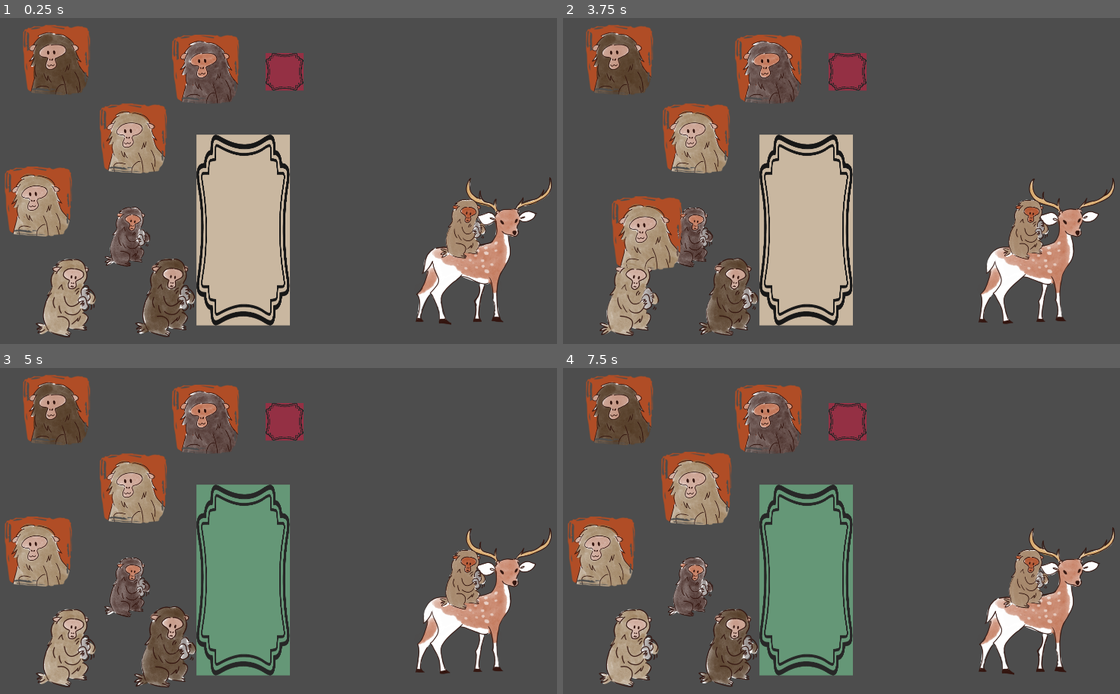
Above: before the commit, frames 1-4 (two rows, left to right).
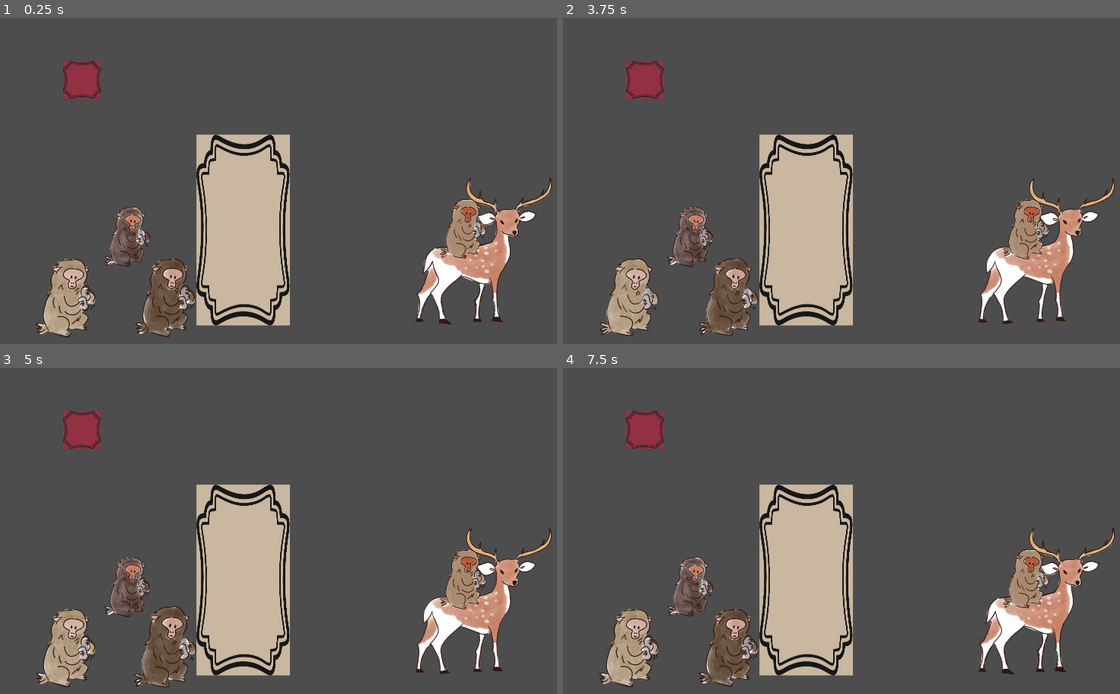
Above: after the commit, the same moments.

Repository: ManonMarchand/scientific-game-jam-25
Game: Godot game, scene res://test/draft.tscn
Same seed, same stepped clock (60 frames per second), same inputs: the game is played once before the commit and once after it. This scene is started directly instead of the project's main scene. The engine's default icon, where the game draws it, is replaced by a stand-in: a white triangle on a blue panel in a dark square.
Inputs (mouse positions are in pixels of both pictures, inside the frame that each line leads up to):
- Up to frame 1 (0.25 s): no input
- Up to frame 2 (3.75 s): tap Enter at 0.5 s; drag from (640, 298) to (696, 236) at 0.52 s; tap Space (toggle_panel) at 1.25, 2.1 s; drag from (696, 236) to (640, 298) at 1.27 s; move the mouse to (741, 295) at 2.02 s; hold D (move_right) 2.03-2.75 s; click (741, 295) at 2.17 s; drag from (1036, 229) to (696, 236) at 2.77 s; drag from (601, 200) to (741, 295) at 3.52 s
- Up to frame 3 (5 s): drag from (206, 420) to (178, 645) at 4.27 s
- Up to frame 4 (7.5 s): move the mouse to (618, 410) at 5.02 s; hold S (move_down) 5.03-5.75 s; tap Space (toggle_panel) at 5.1, 6.6 s; click (618, 410) at 5.17 s; drag from (696, 488) to (1036, 579) at 5.77 s; move the mouse to (986, 517) at 6.52 s; hold W (move_up) 6.53-7.25 s; drag from (735, 550) to (618, 410) at 7.27 s

The runs differ from the first frame. In frame 1, 9.5% of the frame differs, in the area x 0-55%, y 2-68%; in frame 2, 9.6%; in frame 3, 18%; in frame 4, 18%, in the area x 0-55%, y 2-95%.

Commit message:
audio integration

Diff:
--- /dev/null
+++ b/monkey/assets/sounds/ambiance/audio.gd
@@ -0,0 +1,13 @@
+@tool
+class_name Audio
+
+extends Node2D
+
+# Called when the node enters the scene tree for the first time.
+func _ready() -> void:
+	pass
+
+
+# Called every frame. 'delta' is the elapsed time since the previous frame.
+func _process(delta: float) -> void:
+	pass
--- /dev/null
+++ b/monkey/assets/sounds/ambiance/audio_jungle_base.tscn
@@ -0,0 +1,12 @@
+[gd_scene load_steps=3 format=3 uid="uid://8nimbq03ewnt"]
+
+[ext_resource type="Script" path="res://assets/sounds/ambiance/audio.gd" id="1_qui0k"]
+[ext_resource type="AudioStream" uid="uid://dv7v81rgw8irl" path="res://assets/sounds/ambiance/MUSIQUE_JUNGLE_BASE.wav" id="2_am7wf"]
+
+[node name="Audio" type="Node2D"]
+script = ExtResource("1_qui0k")
+
+[node name="MusiqueJungleBase" type="AudioStreamPlayer" parent="."]
+stream = ExtResource("2_am7wf")
+autoplay = true
+stream_paused = true
--- /dev/null
+++ b/monkey/assets/sounds/ambiance/audio_jungle_piano.tscn
@@ -0,0 +1,10 @@
+[gd_scene load_steps=3 format=3 uid="uid://dc1qymq8b4m84"]
+
+[ext_resource type="Script" path="res://assets/sounds/ambiance/audio.gd" id="1_t77wd"]
+[ext_resource type="AudioStream" uid="uid://cki730utsxwhs" path="res://assets/sounds/ambiance/MUSIQUE_JUNGLE_VARIATION 1_PIANO.wav" id="2_lxure"]
+
+[node name="Audio" type="Node2D"]
+script = ExtResource("1_t77wd")
+
+[node name="MusiqueJungleVariation1Piano" type="AudioStreamPlayer" parent="."]
+stream = ExtResource("2_lxure")
--- /dev/null
+++ b/monkey/assets/sounds/ambiance/audio_jungle_violon.tscn
@@ -0,0 +1,11 @@
+[gd_scene load_steps=3 format=3 uid="uid://4jkown1bb062"]
+
+[ext_resource type="Script" path="res://assets/sounds/ambiance/audio.gd" id="1_lem74"]
+[ext_resource type="AudioStream" uid="uid://hm5ld1rn4fxd" path="res://assets/sounds/ambiance/MUSIQUE_JUNGLE_VARIATION 2_VIOLONS.wav" id="2_ceruk"]
+
+[node name="Audio" type="Node2D"]
+script = ExtResource("1_lem74")
+
+[node name="MusiqueJungleVariation2Violons" type="AudioStreamPlayer" parent="."]
+stream = ExtResource("2_ceruk")
+autoplay = true
--- /dev/null
+++ b/monkey/assets/sounds/ambiance/audio_neige_base.tscn
@@ -0,0 +1,11 @@
+[gd_scene load_steps=3 format=3 uid="uid://cbj2vgcli1vx"]
+
+[ext_resource type="Script" path="res://assets/sounds/ambiance/audio.gd" id="1_aaygd"]
+[ext_resource type="AudioStream" uid="uid://crwh8aufj05g" path="res://assets/sounds/ambiance/MUSIQUE_NEIGE_BASE.wav" id="2_0qi80"]
+
+[node name="Audio" type="Node2D"]
+script = ExtResource("1_aaygd")
+
+[node name="MusiqueNeigeBase" type="AudioStreamPlayer" parent="."]
+stream = ExtResource("2_0qi80")
+autoplay = true
--- /dev/null
+++ b/monkey/assets/sounds/ambiance/audio_neige_piano.tscn
@@ -0,0 +1,11 @@
+[gd_scene load_steps=3 format=3 uid="uid://dj6kxpwyrt1uv"]
+
+[ext_resource type="Script" path="res://assets/sounds/ambiance/audio.gd" id="1_1dycw"]
+[ext_resource type="AudioStream" uid="uid://bv0dbx3k071f2" path="res://assets/sounds/ambiance/MUSIQUE_NEIGE_VARIATION 1_PIANO.wav" id="2_fuggp"]
+
+[node name="Audio" type="Node2D"]
+script = ExtResource("1_1dycw")
+
+[node name="MusiqueNeigeVariation1Piano" type="AudioStreamPlayer" parent="."]
+stream = ExtResource("2_fuggp")
+autoplay = true
--- /dev/null
+++ b/monkey/assets/sounds/ambiance/audio_neige_violon.tscn
@@ -0,0 +1,11 @@
+[gd_scene load_steps=3 format=3 uid="uid://ltgxfq58r3p8"]
+
+[ext_resource type="Script" path="res://assets/sounds/ambiance/audio.gd" id="1_clyci"]
+[ext_resource type="AudioStream" uid="uid://bue4kxiwndh2a" path="res://assets/sounds/ambiance/MUSIQUE_NEIGE_VARIATION 2_VIOLONS.wav" id="2_pyao1"]
+
+[node name="Audio" type="Node2D"]
+script = ExtResource("1_clyci")
+
+[node name="MusiqueNeigeVariation2Violons" type="AudioStreamPlayer" parent="."]
+stream = ExtResource("2_pyao1")
+autoplay = true
--- /dev/null
+++ b/monkey/singletons/audio.tscn
@@ -0,0 +1,3 @@
+[gd_scene format=3 uid="uid://dbr3vsp0viwm5"]
+
+[node name="Audio" type="Node2D"]
--- a/monkey/test/draft.tscn
+++ b/monkey/test/draft.tscn
@@ -1,14 +1,12 @@
-[gd_scene load_steps=10 format=3 uid="uid://d155qsi0t52r5"]
+[gd_scene load_steps=8 format=3 uid="uid://d155qsi0t52r5"]
 
 [ext_resource type="PackedScene" uid="uid://cw0aiwfwwm1fo" path="res://monkey/monkey.tscn" id="1_gp1gk"]
 [ext_resource type="Script" path="res://panel/portraits/portrait.gd" id="1_hp4xy"]
 [ext_resource type="PackedScene" uid="uid://dwln8mmiw7tpp" path="res://panel/inventory.tscn" id="5_b6nir"]
 [ext_resource type="PackedScene" uid="uid://xj4y42plc61i" path="res://panel/diagram_node.tscn" id="5_x5s1r"]
 [ext_resource type="PackedScene" uid="uid://cxs6mtsc51uex" path="res://assets/decor/cerf/cerf.tscn" id="6_kdkjh"]
-[ext_resource type="PackedScene" uid="uid://nrrbs5nq11tj" path="res://panel/portraits/portrait_ginette.tscn" id="6_x2quh"]
-[ext_resource type="PackedScene" uid="uid://e2nx7xtg5gpt" path="res://panel/portraits/portrait_jacques.tscn" id="7_abrsy"]
-[ext_resource type="PackedScene" uid="uid://djolbi3o3lol3" path="res://panel/portraits/portrait_jean.tscn" id="8_nqn1x"]
-[ext_resource type="PackedScene" uid="uid://kxqjw53d2for" path="res://panel/portraits/portrait_michel.tscn" id="9_0rybb"]
+[ext_resource type="AudioStream" uid="uid://dv7v81rgw8irl" path="res://assets/sounds/ambiance/MUSIQUE_JUNGLE_BASE.wav" id="7_iasma"]
+[ext_resource type="PackedScene" uid="uid://8nimbq03ewnt" path="res://assets/sounds/ambiance/audio_jungle_base.tscn" id="7_nxhgl"]
 
 [node name="Draft" type="Node2D"]
 script = ExtResource("1_hp4xy")
@@ -29,7 +27,7 @@
 monkey_is_intruder = true
 
 [node name="diagram_node" parent="." instance=ExtResource("5_x5s1r")]
-position = Vector2(937, 184)
+position = Vector2(297, 210)
 is_trespaser_node = true
 
 [node name="Inventory" parent="." instance=ExtResource("5_b6nir")]
@@ -42,14 +40,10 @@
 position = Vector2(1525, 679)
 monkey_animation = 5
 
-[node name="Portrait2" parent="." instance=ExtResource("7_abrsy")]
-position = Vector2(160, 594)
+[node name="MusiqueJungleBase" type="AudioStreamPlayer2D" parent="."]
+position = Vector2(193, 524)
+stream = ExtResource("7_iasma")
+volume_db = 24.0
 
-[node name="Portrait3" parent="." instance=ExtResource("8_nqn1x")]
-position = Vector2(688, 176)
-
-[node name="Portrait4" parent="." instance=ExtResource("9_0rybb")]
-position = Vector2(217, 147)
-
-[node name="Portrait" parent="." instance=ExtResource("6_x2quh")]
-position = Vector2(460, 395)
+[node name="Audio" parent="." instance=ExtResource("7_nxhgl")]
+position = Vector2(467, 261)
Not shown, added: monkey/assets/sounds/ambiance/MUSIQUE_JUNGLE_BASE.wav.import
Not shown, added: monkey/assets/sounds/ambiance/MUSIQUE_JUNGLE_VARIATION 1_PIANO.wav.import
Not shown, added: monkey/assets/sounds/ambiance/MUSIQUE_JUNGLE_VARIATION 2_VIOLONS.wav.import
Not shown, added: monkey/assets/sounds/ambiance/MUSIQUE_NEIGE_BASE.wav.import
Not shown, added: monkey/assets/sounds/ambiance/MUSIQUE_NEIGE_VARIATION 1_PIANO.wav.import
Not shown, added: monkey/assets/sounds/ambiance/MUSIQUE_NEIGE_VARIATION 2_VIOLONS.wav.import
Not shown, added: monkey/assets/sounds/ambiance/MUSIQUE_JUNGLE_BASE.wav
Not shown, added: monkey/assets/sounds/ambiance/MUSIQUE_JUNGLE_VARIATION 1_PIANO.wav
Not shown, added: monkey/assets/sounds/ambiance/MUSIQUE_JUNGLE_VARIATION 2_VIOLONS.wav
Not shown, added: monkey/assets/sounds/ambiance/MUSIQUE_NEIGE_BASE.wav
Not shown, added: monkey/assets/sounds/ambiance/MUSIQUE_NEIGE_VARIATION 1_PIANO.wav
Not shown, added: monkey/assets/sounds/ambiance/MUSIQUE_NEIGE_VARIATION 2_VIOLONS.wav
